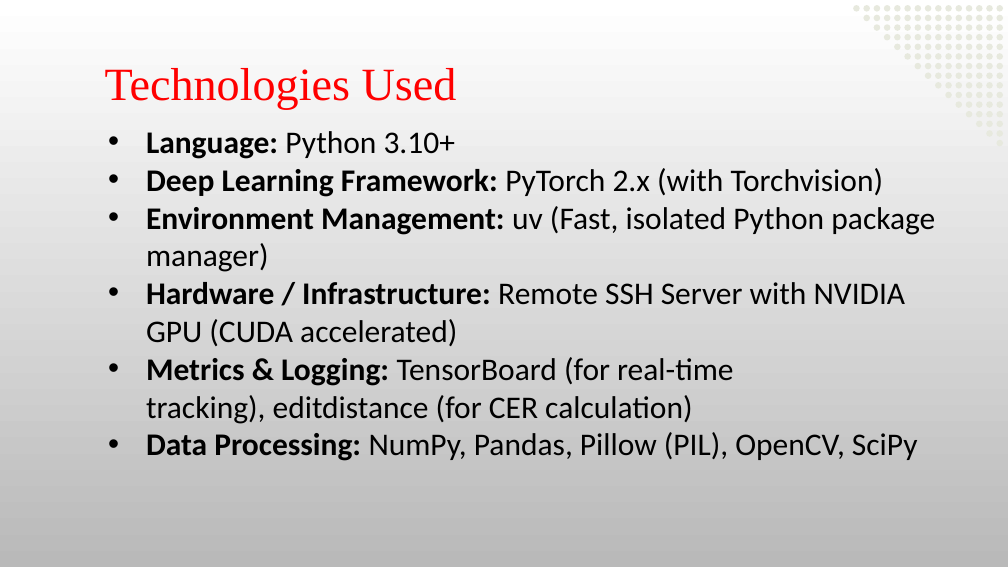
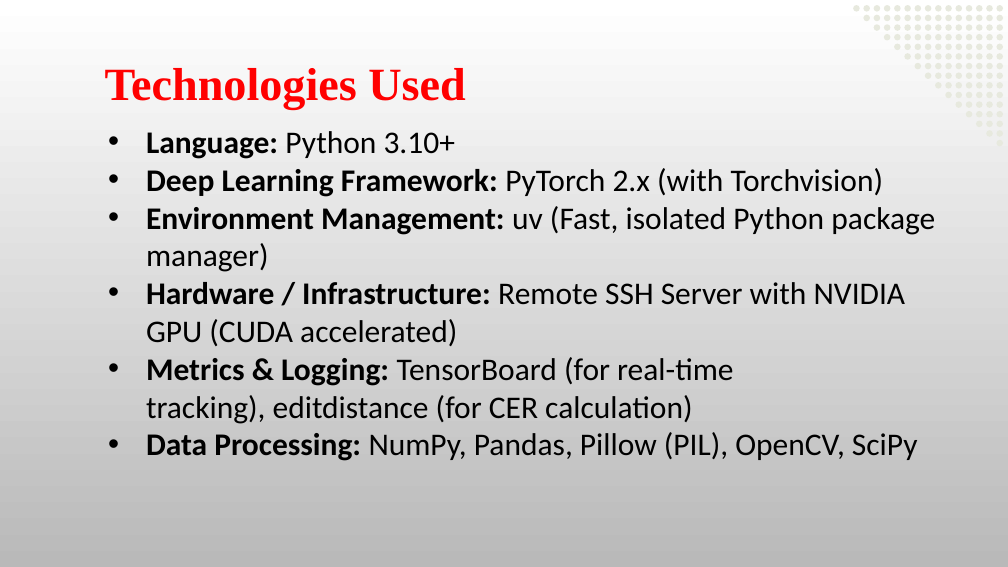
Before and after one commit to Bhargav-252006/telugu_htr, a slide deck: slide 12 of Major(b4).pptx. Drawn at 1008x567 pixels with LibreOffice and Linux fonts; fonts in the diff are those of the drawing; background and template pictures are left out. Boxes give left, top, right and bottom in pixels: in the first picture for what was removed or moved away, otherwise in the second. Text is boxed around its words. In the diff, an @@ line names an element or a change of style, - is before the commit and + after.

```diff
--- a/Major(b4).pptx
+++ b/Major(b4).pptx
@@ text "Technologies Used" at <box>105,68,466,110</box>: bold on @@
```
Also in this commit, not shown: 3 other slides changed, 8 slides added, 55 other files.
